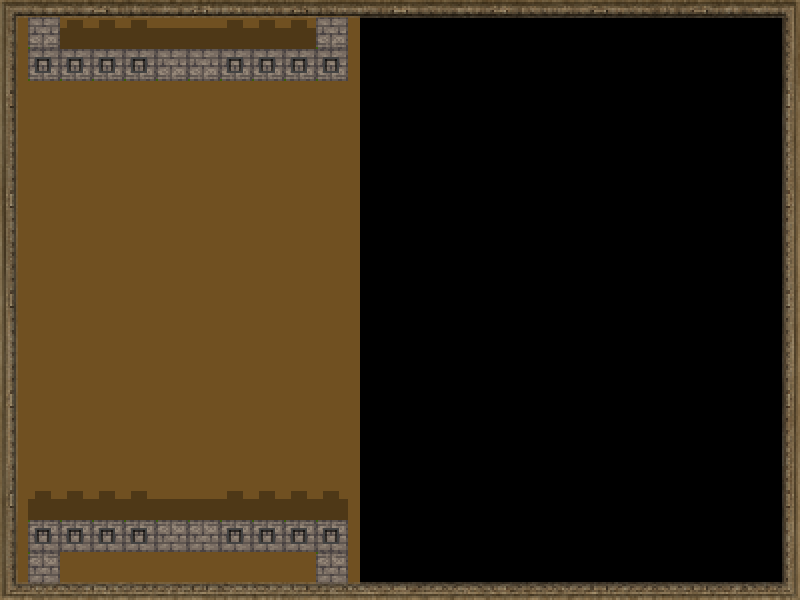
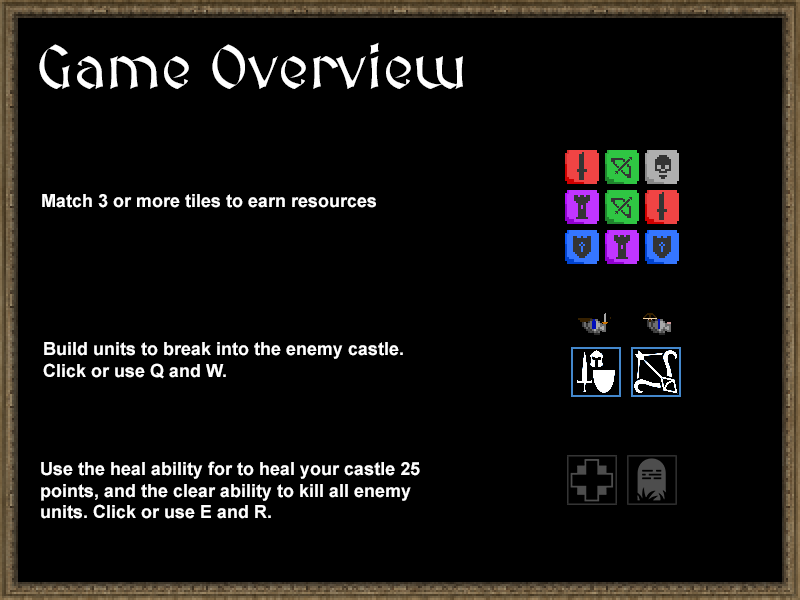
The second 800 × 600 image is a revision of the first. Changes to its layers:
added group "tutorial" with 10 layers above "castle copy" over bbox(16, 16, 681, 584)
added layer "Layer 44" in group "tutorial" over bbox(567, 455, 677, 505)
added layer "Use the heal ability for to heal your castle 25 points, and th" in group "tutorial" over bbox(41, 461, 420, 519)
added layer "Game Overview" in group "tutorial" over bbox(39, 42, 463, 89)
added layer "Match 3 or more tiles to earn resources" in group "tutorial" over bbox(42, 194, 376, 208)
added layer "Build units to break into the enemy castle. Click or use Q and" in group "tutorial" over bbox(43, 342, 403, 379)
added layer "Layer 41" in group "tutorial" over bbox(571, 347, 681, 397)
added layer "Layer 40" in group "tutorial" over bbox(565, 150, 679, 264)
added layer "Layer 43" in group "tutorial" over bbox(643, 313, 671, 335)
added layer "Layer 42" in group "tutorial" over bbox(578, 313, 611, 335)
added layer "Layer 39" in group "tutorial" over bbox(16, 16, 681, 584)
